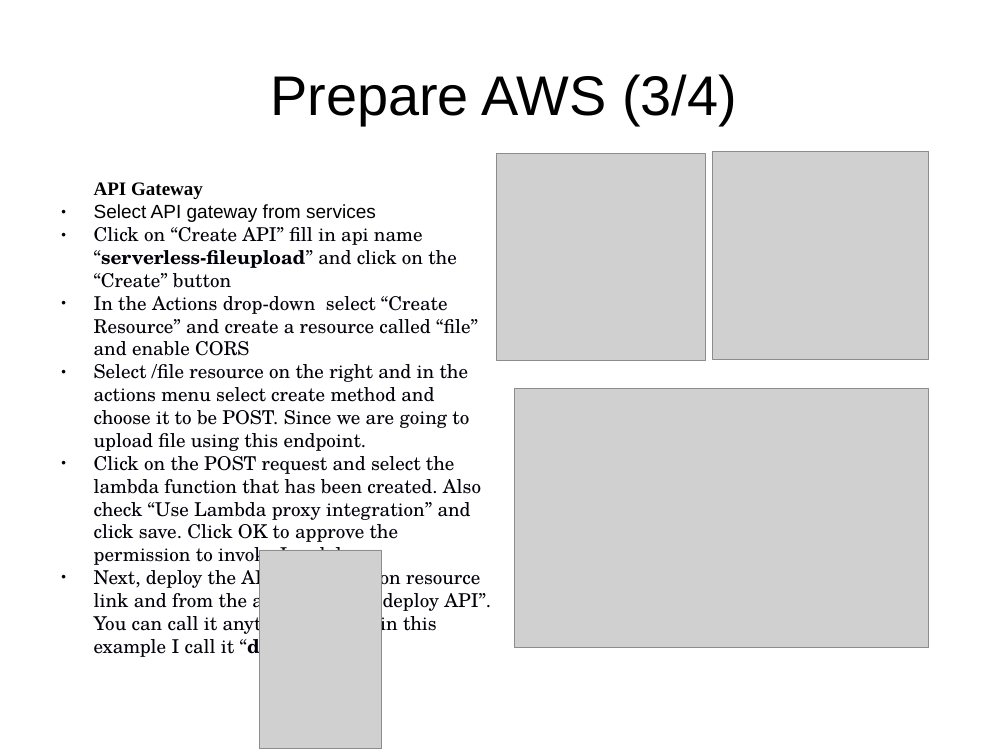
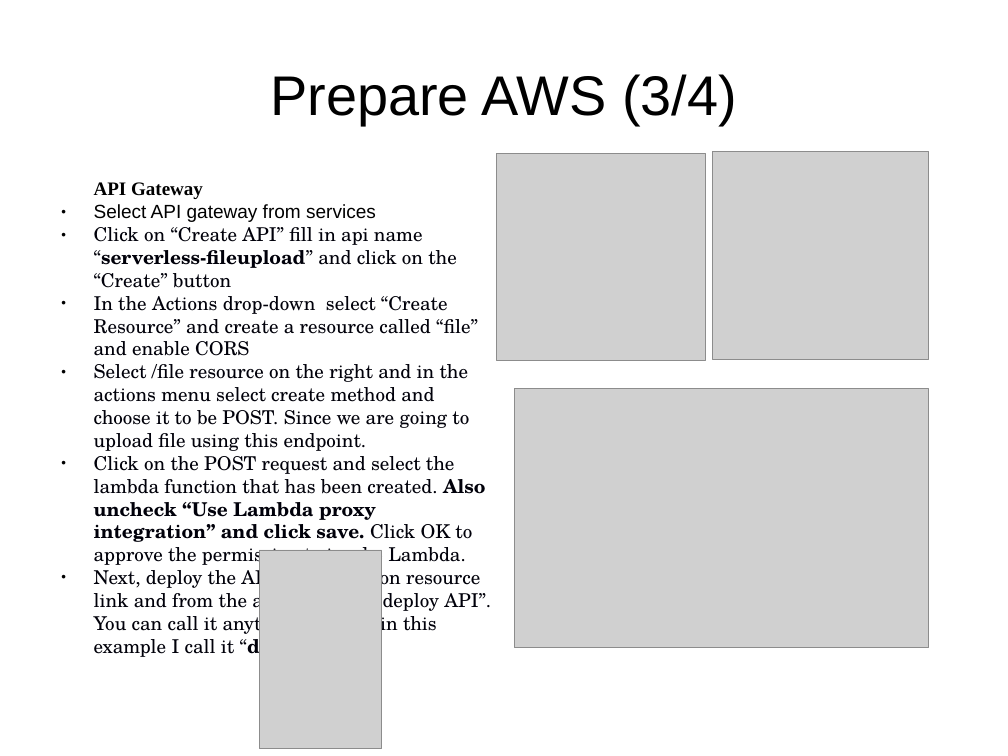
Before and after one commit to daghanacay/serverless-fileupload, a slide deck: slide 14 of documents/presentation.odp (slide 13 before the commit). Drawn at 1008x756 pixels with LibreOffice and Linux fonts; fonts in the diff are those of the drawing; grey boxes stand for pictures. Boxes give left, top, right and bottom in pixels: in the first picture for what was removed or moved away, otherwise in the second. Text is boxed around its words. In the diff, an @@ line names an element or a change of style, - is before the commit and + after.

Commit message:
updating presentation

```diff
--- a/documents/presentation.odp
+++ b/documents/presentation.odp
@@ text at [94, 456, 485, 568]: text changed @@
-● Click on the POST request and select the lambda function that has been created. Also check “Use Lambda proxy integration” and click save. Click OK to approve the permission to invoke Lambda.
+● Click on the POST request and select the lambda function that has been created. Also uncheck “Use Lambda proxy integration” and click save. Click OK to approve the permission to invoke Lambda.
```
Also in this commit, not shown: 4 other slides changed, 5 slides added, 1 other file.
